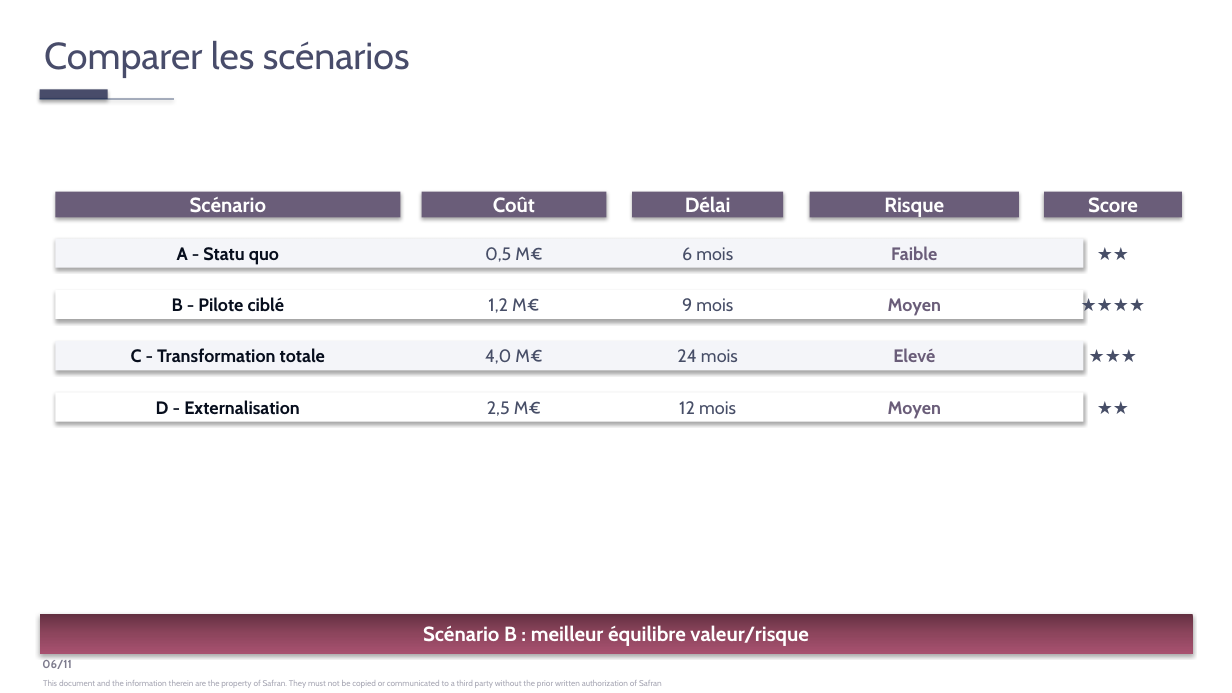
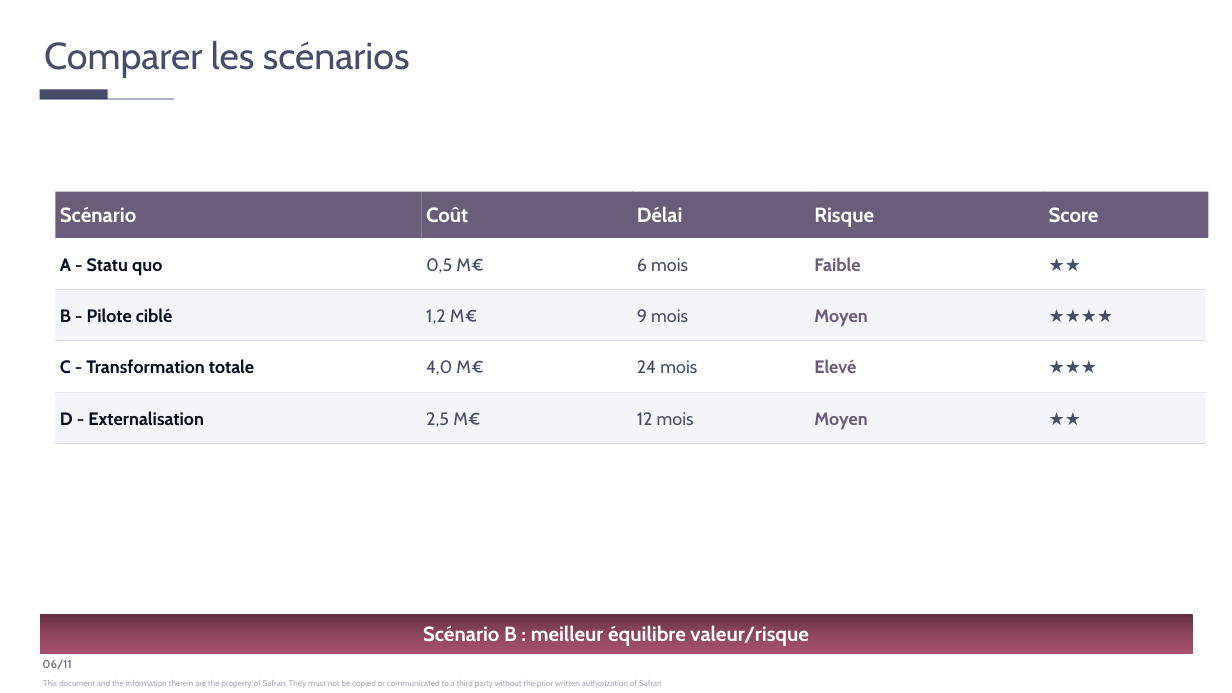
Before and after one commit to jpapasidero/Skill_Jessica_template_Claude, a slide deck: slide 6 of test_corretion_elements_graphiques.pptx. Drawn at 1232x693 pixels with LibreOffice and Linux fonts; fonts in the diff are those of the drawing. Boxes give left, top, right and bottom in pixels: in the first picture for what was removed or moved away, otherwise in the second. Text is boxed around its words. In the diff, an @@ line names an element or a change of style, - is before the commit and + after.

```diff
--- a/test_corretion_elements_graphiques.pptx
+++ b/test_corretion_elements_graphiques.pptx
@@ rectangle: place and size @@
-rectangle at bbox=[55, 191, 401, 217]
+rectangle at bbox=[55, 191, 421, 238]
@@ rectangle: place and size @@
-rectangle at bbox=[421, 191, 606, 217]
+rectangle at bbox=[421, 191, 633, 238]
@@ rectangle: place and size @@
-rectangle at bbox=[632, 191, 783, 217]
+rectangle at bbox=[632, 191, 811, 238]
@@ rectangle: place and size @@
-rectangle at bbox=[810, 191, 1019, 217]
+rectangle at bbox=[810, 191, 1045, 238]
@@ rectangle: place and size @@
-rectangle at bbox=[1044, 191, 1182, 217]
+rectangle at bbox=[1044, 191, 1209, 238]
@@ rectangle: place and size @@
-rectangle at bbox=[55, 238, 1084, 267]
+rectangle at bbox=[55, 238, 1206, 289]
@@ rectangle at bbox=[55, 238, 1206, 289]: fill #F4F5F9 to #FFFFFF; shadow off @@
@@ rectangle: place and size @@
-rectangle at bbox=[55, 341, 1084, 370]
+rectangle at bbox=[55, 290, 1206, 341]
@@ rectangle removed at bbox=[55, 290, 1084, 319] @@
@@ line added from (55, 289) to (1206, 289), #D8DBE8 0.75 pt @@
@@ shadow off in 10 elements at bbox=[40, 90, 108, 100], bbox=[40, 99, 174, 100], bbox=[55, 191, 421, 238], bbox=[810, 191, 1045, 238], bbox=[421, 191, 633, 238], bbox=[632, 191, 811, 238], bbox=[1044, 191, 1209, 238], bbox=[40, 614, 1193, 653], bbox=[55, 290, 1206, 341], bbox=[55, 341, 1206, 392] @@
@@ rectangle: place and size @@
-rectangle at bbox=[55, 393, 1084, 421]
+rectangle at bbox=[55, 341, 1206, 392]
@@ line added from (55, 341) to (1206, 341), #D8DBE8 0.75 pt @@
@@ line added from (55, 392) to (1206, 392), #D8DBE8 0.75 pt @@
@@ rectangle added at bbox=[55, 393, 1206, 444], fill #F4F5F9 @@
@@ alignment centre to left in 25 elements at bbox=[60, 207, 136, 223], bbox=[60, 258, 162, 276], bbox=[814, 207, 874, 227], bbox=[426, 207, 468, 223], bbox=[637, 206, 683, 222], bbox=[1049, 207, 1099, 223], bbox=[60, 308, 173, 323], bbox=[60, 359, 254, 374], bbox=[60, 411, 204, 426], bbox=[814, 257, 860, 271], bbox=[814, 309, 867, 327], bbox=[814, 359, 856, 373], bbox=[814, 412, 867, 430], bbox=[426, 258, 483, 273], bbox=[426, 309, 477, 324], bbox=[426, 360, 483, 375], bbox=[426, 412, 480, 427], bbox=[637, 258, 688, 271], bbox=[637, 309, 688, 322], bbox=[637, 360, 697, 373], bbox=[637, 412, 694, 425], bbox=[1044, 238, 1209, 289], bbox=[1044, 290, 1209, 341], bbox=[1044, 341, 1209, 392], bbox=[1044, 393, 1209, 444] @@
@@ line added from (55, 444) to (1206, 444), #D8DBE8 0.75 pt @@
```
Also in this commit, not shown: 10 other slides changed, 4 other files.
